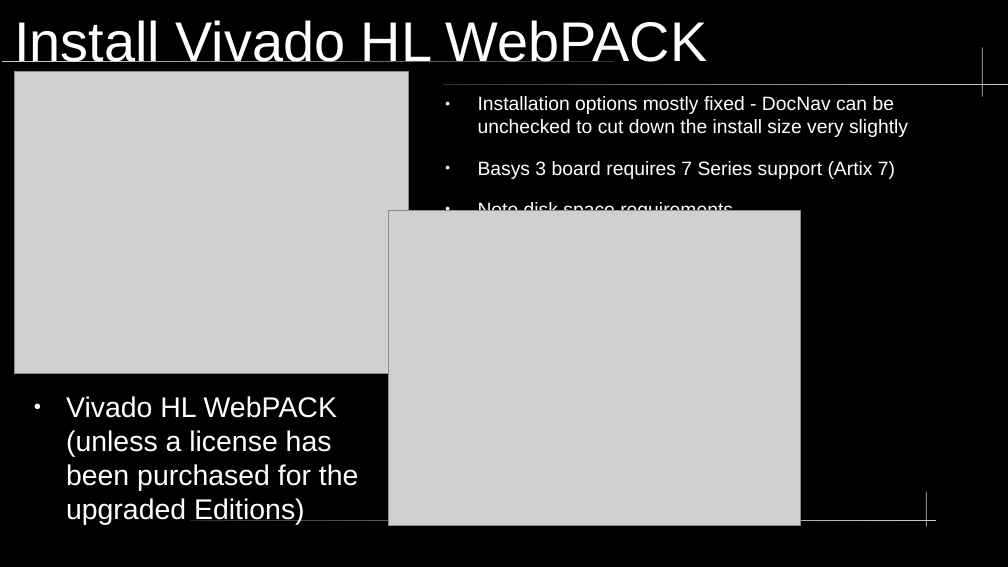
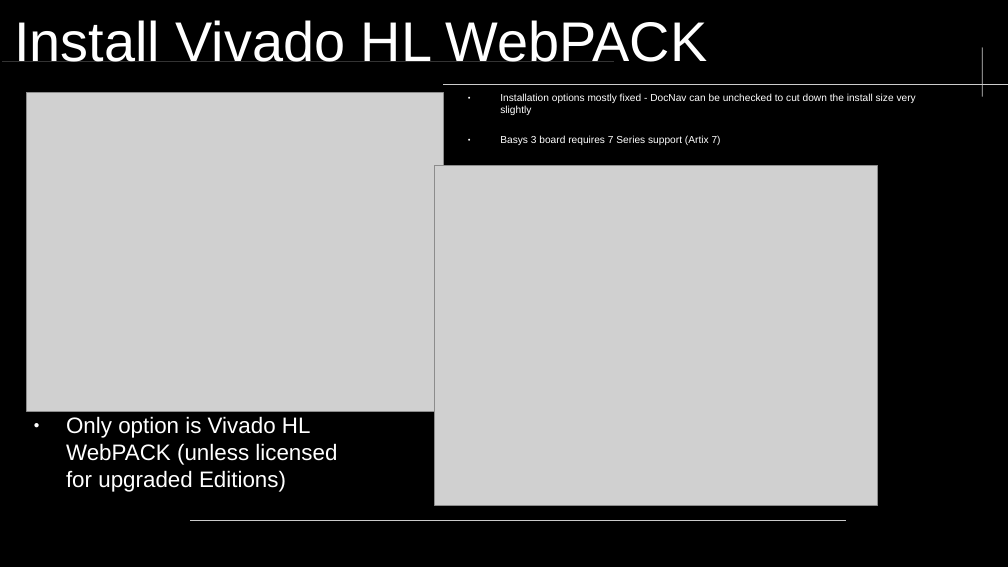
Before and after one commit to neiderm/retro_comp_fpga, a slide deck: slide 4 of docs/soc_t80_setup.odp. Drawn at 1008x567 pixels with LibreOffice and Linux fonts; fonts in the diff are those of the drawing; grey boxes stand for pictures; background and template pictures are left out. Boxes give left, top, right and bottom in pixels: in the first picture for what was removed or moved away, otherwise in the second. Text is boxed around its words. In the diff, an @@ line names an element or a change of style, - is before the commit and + after.

Commit message:
Update install and demo project docs

```diff
--- a/docs/soc_t80_setup.odp
+++ b/docs/soc_t80_setup.odp
@@ picture: place and size @@
-picture at (15, 72, 409, 374)
+picture at (27, 92, 443, 412)
@@ text "Installation options mostly fixed - ...": place and size @@
-text "Installation options mostly fixed - ..." at (478, 96, 908, 211)
+text "Installation options mostly fixed - ..." at (500, 93, 916, 176)
@@ text "Installation options mostly fixed - ..." at (500, 93, 916, 176): size 15.2 to 8 pt @@
@@ picture: place and size @@
-picture at (389, 210, 800, 526)
+picture at (434, 166, 878, 505)
@@ text at (66, 416, 337, 492): text changed; size 22.4 to 17.6 pt @@
-● Vivado HL WebPACK (unless a license has been purchased for the upgraded Editions)
+● Only option is Vivado HL WebPACK (unless licensed for upgraded Editions)
@@ freeform shape removed at (927, 492, 928, 527) @@
@@ rounded rectangle: place and size @@
-rounded rectangle at (190, 520, 937, 521)
+rounded rectangle at (190, 520, 846, 521)
```
Also in this commit, not shown: 6 other slides changed, 3 slides added, 2 slides removed, 1 other file.
